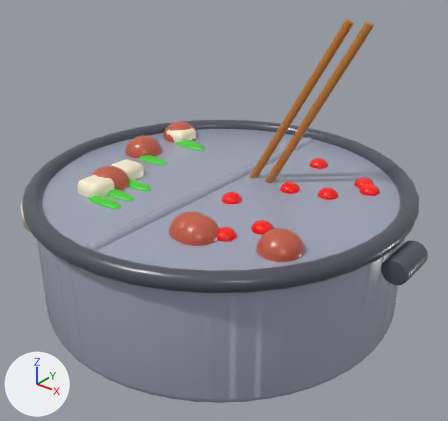
Renders of the glTF model Assets/Resources/Toon/Food/HotPot.glb from each side of a commit.
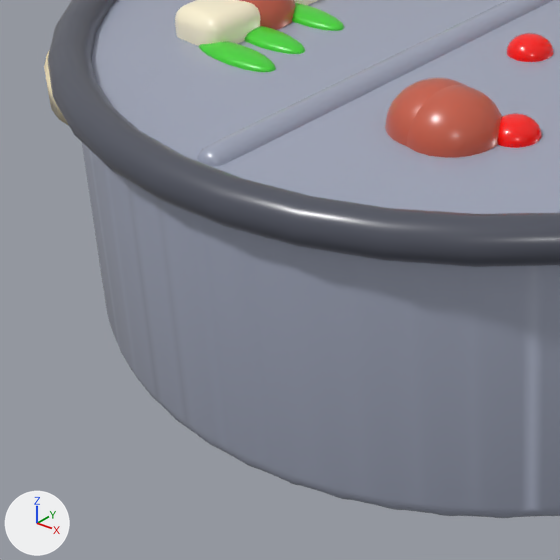
Each version appears first whole from a 50 mm camera at (2.95, -3.65, 3.03) aimed at (0.12, -0.11, 0.83), and next in a close-up on the part from 0% to 55% of the width and 42% to 100% of the height. Lighting does not change. The marker at lower left points along +X, +Y and +Z. The first two pictures are the older version. Where no turn or scale is listed for an object, it has been applied to the vertices.
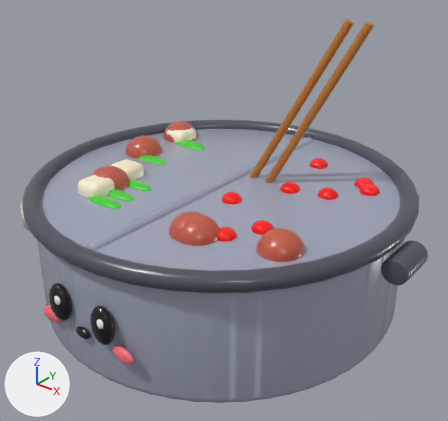
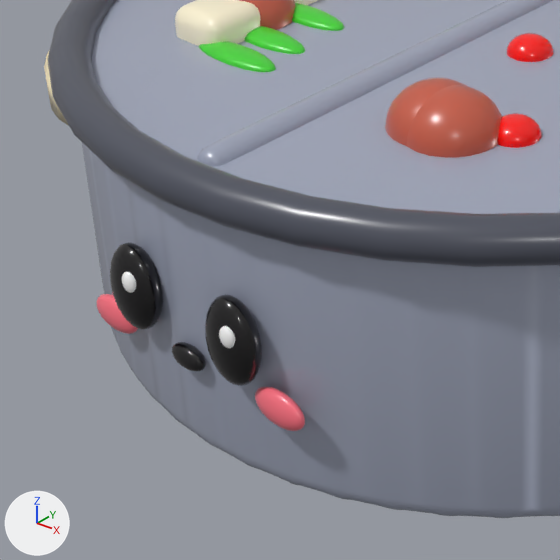
Where the change shows, as pixel boxes (x1, y1, x2, y2) in the close-ups (560 x 560 px):
'Sphere.024', added (black): after (205, 295, 262, 386)
'Sphere.021', added (black): after (110, 243, 163, 329)
'Sphere.026', added (red): after (255, 387, 305, 431)
'Sphere.023', added (red): after (97, 294, 138, 334)
'Sphere.027', added (black): after (172, 342, 206, 372)
'Sphere.025', added: after (219, 326, 235, 348)
'Sphere.022', added: after (121, 271, 136, 293)

The change, as a list of edits to the scene's bpy script:
```text
Add mat_food_eyek:
    mat_food_eyek = principled_material('Food_eyeK')
    mat_food_eyek.base_color = (0.00429, 0.00319, 0.00429)  # black #0e0b0e
    mat_food_eyek.roughness = 0.15
    mat_food_eyek.coat_weight = 0.35
    mat_food_eyek.coat_roughness = 0.25
Add mat_food_blushk:
    mat_food_blushk = principled_material('Food_blushK')
    mat_food_blushk.base_color = (1.0, 0.169, 0.223)  # red #ff7282
    mat_food_blushk.roughness = 0.3
    mat_food_blushk.coat_weight = 0.35
    mat_food_blushk.coat_roughness = 0.25
Add mat_food_eyew:
    mat_food_eyew = principled_material('Food_eyeW')
    mat_food_eyew.base_color = (1.0, 1.0, 1.0)  # white #ffffff
    mat_food_eyew.roughness = 0.2
    mat_food_eyew.coat_weight = 0.35
    mat_food_eyew.coat_roughness = 0.25
Add me_sphere_027:
    me_sphere_027.from_pydata(...)  # a UV sphere (24 segments, 12 rings, poles along z) spanning x -0.07..0.07, y -1.55..-1.49, z 0.35..0.43
    me_sphere_027.materials.append(mat_food_eyek)  # black #0e0b0e
Add me_sphere_026:
    me_sphere_026.from_pydata(...)  # a UV sphere (24 segments, 12 rings, poles along z) spanning x 0.274..0.474, y -1.53..-1.47, z 0.31..0.43
    me_sphere_026.materials.append(mat_food_blushk)  # red #ff7282
Add me_sphere_025:
    me_sphere_025.from_pydata(...)  # a UV sphere (24 segments, 12 rings, poles along z) spanning x 0.218..0.282, y -1.58..-1.54, z 0.56..0.64
    me_sphere_025.materials.append(mat_food_eyew)  # white #ffffff
Add me_sphere_024:
    me_sphere_024.from_pydata(...)  # a UV sphere (24 segments, 12 rings, poles along z) spanning x 0.12..0.32, y -1.58..-1.46, z 0.4..0.7
    me_sphere_024.materials.append(mat_food_eyek)  # black #0e0b0e
Add me_sphere_023:
    me_sphere_023.from_pydata(...)  # a UV sphere (24 segments, 12 rings, poles along z) spanning x -0.474..-0.274, y -1.53..-1.47, z 0.31..0.43
    me_sphere_023.materials.append(mat_food_blushk)  # red #ff7282
Add me_sphere_022:
    me_sphere_022.from_pydata(...)  # a UV sphere (24 segments, 12 rings, poles along z) spanning x -0.222..-0.158, y -1.58..-1.54, z 0.56..0.64
    me_sphere_022.materials.append(mat_food_eyew)  # white #ffffff
Add me_sphere_021:
    me_sphere_021.from_pydata(...)  # a UV sphere (24 segments, 12 rings, poles along z) spanning x -0.32..-0.12, y -1.58..-1.46, z 0.4..0.7
    me_sphere_021.materials.append(mat_food_eyek)  # black #0e0b0e
Add ob_sphere_027:
    ob_sphere_027 = bpy.data.objects.new('Sphere.027', me_sphere_027)
    ob_sphere_027.location = (0.0, 0.0, 0.0)
Add ob_sphere_026:
    ob_sphere_026 = bpy.data.objects.new('Sphere.026', me_sphere_026)
    ob_sphere_026.location = (0.0, 0.0, 0.0)
Add ob_sphere_025:
    ob_sphere_025 = bpy.data.objects.new('Sphere.025', me_sphere_025)
    ob_sphere_025.location = (0.0, 0.0, 0.0)
Add ob_sphere_024:
    ob_sphere_024 = bpy.data.objects.new('Sphere.024', me_sphere_024)
    ob_sphere_024.location = (0.0, 0.0, 0.0)
Add ob_sphere_023:
    ob_sphere_023 = bpy.data.objects.new('Sphere.023', me_sphere_023)
    ob_sphere_023.location = (0.0, 0.0, 0.0)
Add ob_sphere_022:
    ob_sphere_022 = bpy.data.objects.new('Sphere.022', me_sphere_022)
    ob_sphere_022.location = (0.0, 0.0, 0.0)
Add ob_sphere_021:
    ob_sphere_021 = bpy.data.objects.new('Sphere.021', me_sphere_021)
    ob_sphere_021.location = (0.0, 0.0, 0.0)
```
